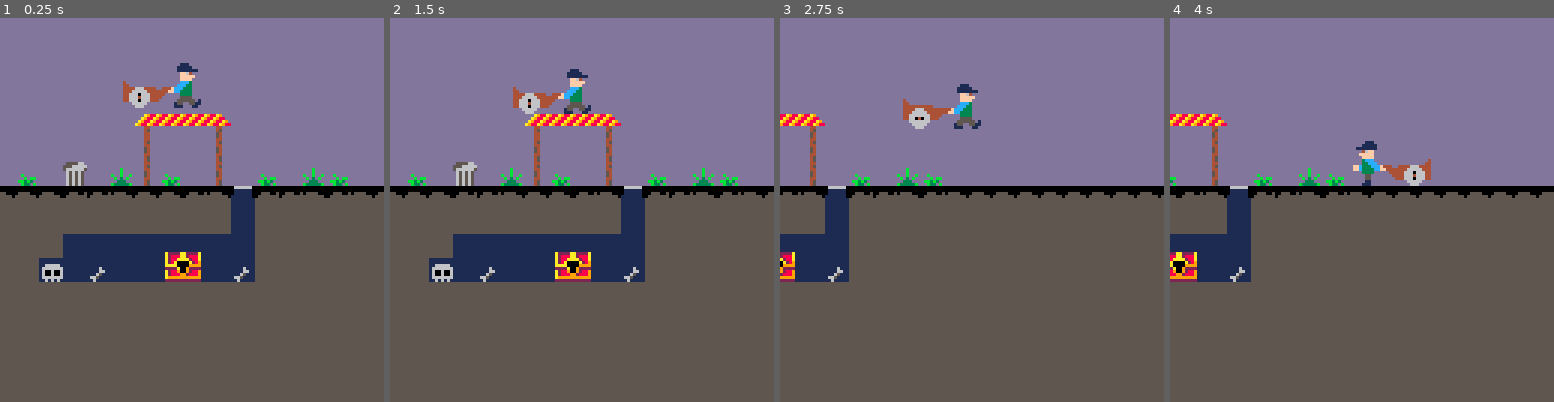
Above: before the commit, frames 1-4 (left to right).
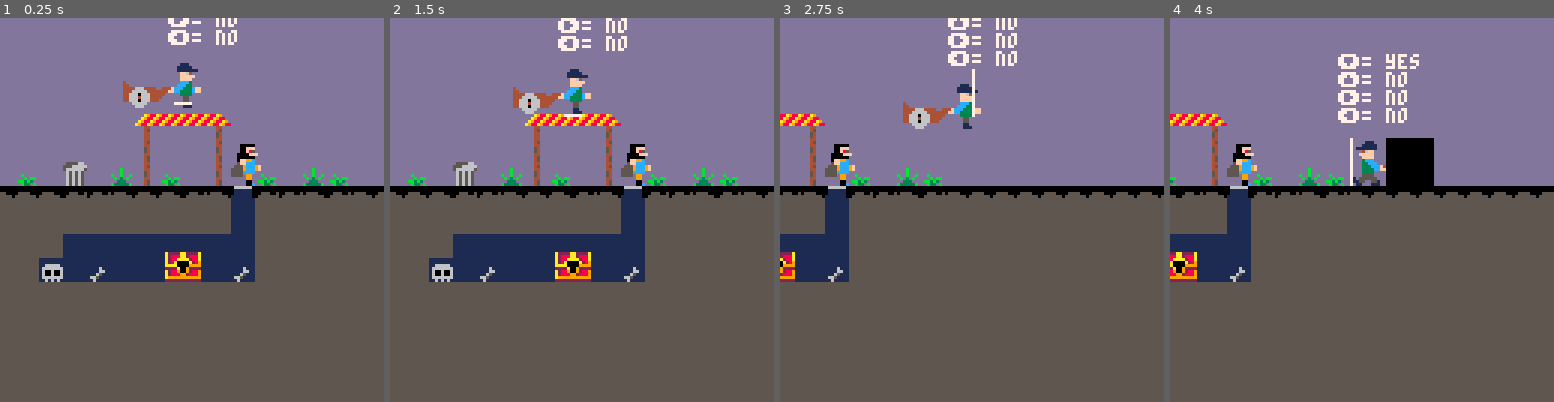
Above: after the commit, the same moments.

Repository: Elias288/The-Volqueter
Game: PICO-8 cartridge theVolqueter.p8
The game is run twice, just before and just after one commit, with the same random seed, the same clock (stepped at 60 frames per second) and the same inputs.
Inputs:
- Up to frame 1 (0.25 s): no input
- Up to frame 2 (1.5 s): tap X (X key) at 0.33, 1.07 s
- Up to frame 3 (2.75 s): hold Right 1.6-2.1 s; tap X (X key) at 1.85 s; hold Right from 2.47 s (still down)
- Up to frame 4 (4 s): tap X (X key) at 2.97 s; release Right at 3.03 s; hold Left 3.08-3.58 s

The runs differ from the first frame. In frame 1, 1.2% of the frame differs, in the area x 43-68%, y 0-44%; in frame 2, 1.3%; in frame 3, 1.8%; in frame 4, 3.6%, in the area x 14-69%, y 9-44%.

Commit message:
hice que ande de nasheee todo full picado

Diff:
--- a/theVolqueter.p8
+++ b/theVolqueter.p8
@@ -29,25 +29,61 @@
 		falling=false
 	}
 
+	maxi={
+		sp=192,
+		x=80,
+		y=40,
+		h=16,
+		w=16,
+		dx=0,
+		dy=0,
+		flp=false, --false:derecha true:izquierda
+		acc=0.5,  --aceleracion
+		anim=0,
+		junmping=false,
+		running=false,
+		landed=false,
+		falling=false
+	}
+
 	gravity=0.3
 	friccion=0.85
 
 	tiempo=0
 
 	palt(0, false)
- palt(7, true)
+	palt(7, true)
 
 	cam_x=0
+	map_start=0
+	map_end=1024
+
+	--test--
+	x1r=0 y1r=0
+	x2r=0 y2r=0
+	collide_l="no"
+	collide_r="no"
+	collide_u="no"
+	collide_d="no"
+
+	-------------
+
 end
 
 function _update()
- tiempo += 1
+	tiempo += 1
 
 	player_update()
 	player_animate()
 
 	cam_x=player.x-64+(player.w/2)
-	camera(cam_x, 0)
+	if cam_x<map_start then
+		cam_x=map_start
+	end
+	if cam_x>map_end-128 then
+		cam_x=map_end-128
+	end
+	camera(cam_x,0)
 end
 
 function _draw()
@@ -56,8 +92,17 @@
 	--camera(0,0)
 	map()
 	dibujar_player(player)
+	dibujar_maxi(maxi)
 	dibujar_carrosa(player)
 	--caminar(50, 35)
+
+	rect(x1r,y1r,
+		x2r,y2r,7)
+	print("⬅️= "..collide_l,player.x,player.y-10)
+	print("➡️= "..collide_r,player.x,player.y-16)
+	print("⬆️= "..collide_u,player.x,player.y-22)
+	print("⬇️= "..collide_d,player.x,player.y-28)
+
 end
 
 -->8
@@ -72,22 +117,35 @@
 		obj.w, -- no se ancho
 		obj.h, -- no se alto
 		obj.flp --flip
-	)
-
-end
-
+		)
+
+end
+function dibujar_maxi(obj)
+	sspr(
+		(obj.sp%16)*8,
+		(obj.sp\16)*8,
+		obj.w, --ancho
+		obj.h, --alto
+		obj.x, --x
+		obj.y, --y
+		obj.w, -- no se ancho
+		obj.h, -- no se alto
+		obj.flp --flip
+		)
+
+end
 function dibujar_carrosa(obj)
 	local c_x, c_flp
 
 	if obj.flp then --izquierda
-		c_x = obj.x+16
+	c_x = obj.x+16
 	else	--derecha
-		c_x = obj.x-16
-	end
-
-	sspr(
-		(obj.spc%16)*8,
-		(obj.spc\16)*8,
+	c_x = obj.x-16
+end
+
+sspr(
+	(obj.spc%16)*8,
+	(obj.spc\16)*8,
 		obj.w, --ancho
 		obj.h, --alto
 		c_x, --x
@@ -95,14 +153,14 @@
 		obj.w, -- no se ancho
 		obj.h, -- no se alto
 		obj.flp --flip
-	)
+		)
 end
 
 function player_animate()
 	if player.junmping then
 		player.spb=3
 	elseif player.falling then
-		player.spb=3
+		player.spb=1
 	elseif player.running then
 		if time()-player.anim>.1 then
 			player.anim=time()
@@ -140,44 +198,67 @@
 	end
 
 	if player.running
-	and not btn(➡️)
-	and not btn(⬅️)
-	and not player.falling
-	and not player.junmping then
-		player.running=false
-	end
-
-	if player.dy>0 then
-		player.falling=true
-		player.landed=false
-		player.junmping=false
-
-		if map_collide(player, "down", 0) then
-			player.landed=true
-			player.falling=false
-			player.dy=0
-			player.y-=(player.y+player.h)%8
+		and not btn(➡️)
+		and not btn(⬅️)
+		and not player.falling
+		and not player.junmping then
+			player.running=false
 		end
-	elseif player.dy<0 then
-		player.junmping=true
-		if map_collide(player, "up", 1) then
-			player.dy=0
+
+		if player.dy>0 then
+			player.falling=true
+			player.landed=false
+			player.junmping=false
+
+			if map_collide(player, "down", 0) then
+				player.landed=true
+				player.falling=false
+				player.dy=0
+				player.y-=(player.y+player.h)%8
+
+				--test--
+				collide_d="yes"
+				else collide_d="no"
+				----
+			end
+		elseif player.dy<0 then
+			player.junmping=true
+			if map_collide(player, "up", 1) then
+				player.dy=0
+					--test--
+				collide_u="yes"
+				else collide_u="no"
+				----
+			end
 		end
-	end
-
-	if player.dx<0 then
-		if map_collide(player, "left", 1) then
-			player.dx=0
+
+		if player.dx<0 then
+			if map_collide(player, "left", 1) then
+				player.dx=0
+					--test--
+				collide_l="yes"
+				else collide_l="no"
+				----
+			end
+		elseif player.dx>0 then
+			if map_collide(player, "right", 1) then
+				player.dx=0
+					--test--
+				collide_r="yes"
+				else collide_r="no"
+				----
+			end
 		end
-	elseif player.dx>0 then
-		if map_collide(player, "right", 1) then
-		 	player.dx=0
-		end
-	end
-
-	player.x+= player.dx
-	player.y+= player.dy
-
+
+		player.x+= player.dx
+		player.y+= player.dy
+  --limit player to map
+  if player.x<map_start then
+  	player.x=map_start
+  end
+  if player.x>map_end-player.w then
+  	player.x=map_end-player.w
+  end
 end
 -->8
 function map_collide(obj, dir, flag)
@@ -190,27 +271,30 @@
 	local x2=0 local y2=0
 
 	if dir=="left" then
-		x1=x-1
-		x2=x
+		x1=x+4
+		x2=x+4
 		y1=y
 		y2=y+h-1
 	elseif dir=="right" then
-		x1=x+w
-		x2=x+w+1
+		x1=x+w-5
+		x2=x+w-5
 		y1=y
 		y2=y+h-1
 	elseif dir=="up" then
-		x1=x+1
-		x2=x+w-1
+		x1=x+2
+		x2=x+w-9
 		y1=y-1
 		y2=y
 	elseif dir=="down" then
-		x1=x
-		x2=x+w
+		x1=x+2
+		x2=x+w-9
 		y1=y+h
 		y2=y+h
 	end
-
+--test--
+x1r=x1 y1r=y1
+x2r=x2 y2r=y2
+------
 	--pixels to tiles
 	x1/=8
 	x2/=8
@@ -218,14 +302,14 @@
 	y2/=8
 
 	if fget(mget(x1,y1), flag)
-	or fget(mget(x1,y2), flag)
-	or fget(mget(x2,y1), flag)
-	or fget(mget(x2,y2), flag) then
-		return true
-	else
-		return false
-	end
-end
+		or fget(mget(x1,y2), flag)
+		or fget(mget(x2,y1), flag)
+		or fget(mget(x2,y2), flag) then
+			return true
+		else
+			return false
+		end
+	end
 
 __gfx__
 00000000777777777777777777777777777777777777777777777777777777777777777700000000000000000000000000000000000000000000000000000000
